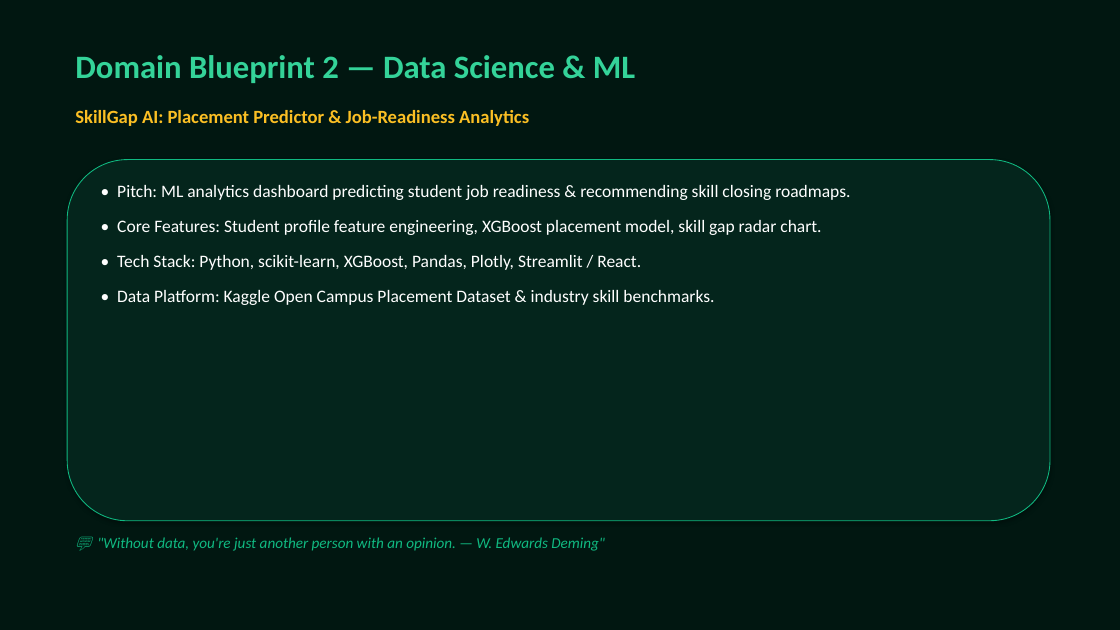
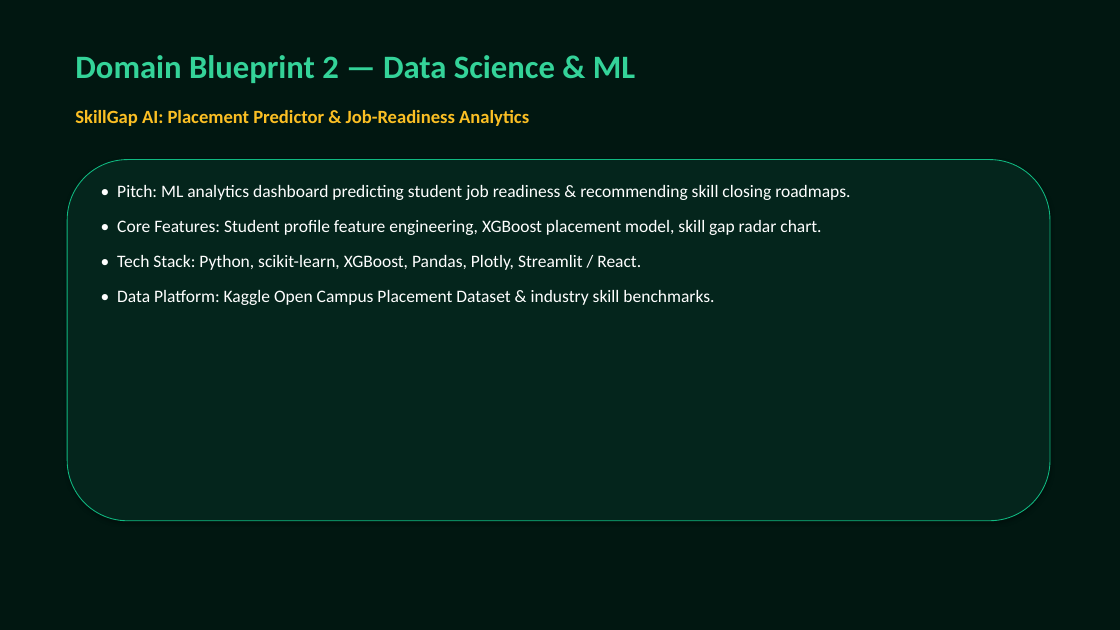
Before and after one commit to ishansharma16012007-bot/3hr-promptwars, a slide deck: slide 10 of antigravity_presentation.pptx. Drawn at 1120x630 pixels with LibreOffice and Linux fonts; fonts in the diff are those of the drawing. Boxes give left, top, right and bottom in pixels: in the first picture for what was removed or moved away, otherwise in the second. Text is boxed around its words. In the diff, an @@ line names an element or a change of style, - is before the commit and + after.

```diff
--- a/antigravity_presentation.pptx
+++ b/antigravity_presentation.pptx
@@ text removed at (97,537,605,551) @@
-💬 "Without data, you're just another person with an opinion. — W. Edwards Deming"
```
Also in this commit, not shown: 19 other slides changed, 3 other files.
